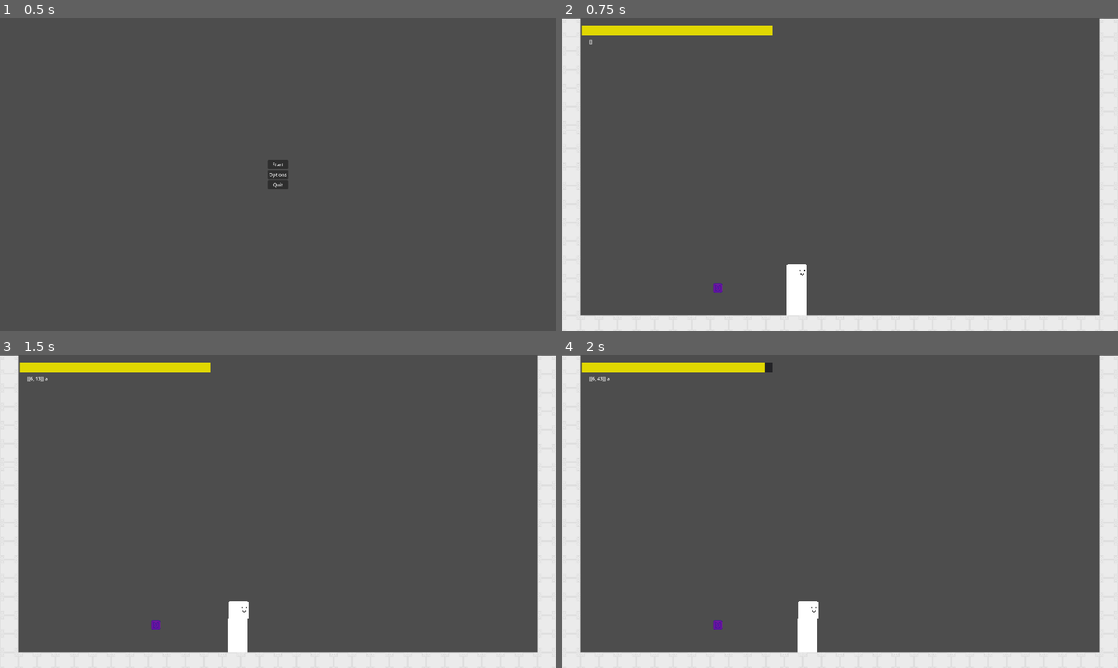
Above: before the commit, frames 1-4 (two rows, left to right).
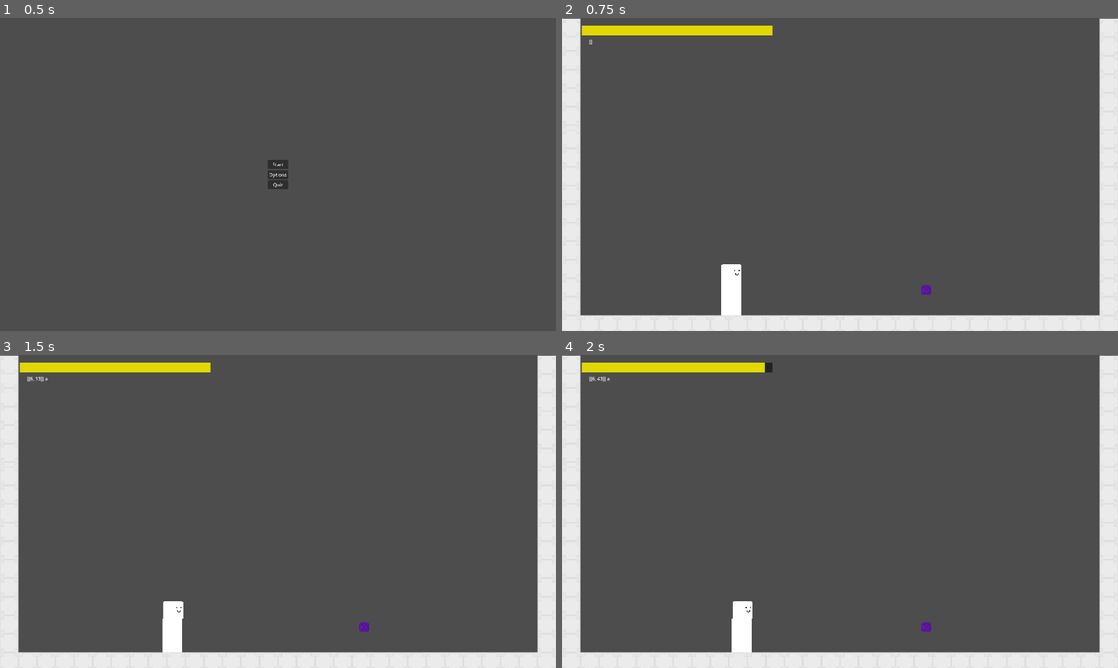
Above: after the commit, the same moments.

Repository: Mysteria0/To-Be-Name-Fighting-Game
Game: Godot game, scene res://menu.tscn
Two runs of this game, one before a commit and one after it. Both use one fixed random seed, a clock stepped at 60 frames per second and the inputs below.
Inputs:
- Up to frame 1 (0.5 s): no input
- Up to frame 2 (0.75 s): click "Start" at 0.5 s
- Up to frame 3 (1.5 s): tap Enter at 1.25 s; hold D (move_right) from 1.28 s (still down); tap U (action_a) at 1.35 s
- Up to frame 4 (2 s): keep holding D (move_right); tap Space at 1.52 s

Frame 1 is identical in both runs. In frame 2, 1.3% of the frame differs, in the area x 27-67%, y 78-96%; in frame 3, 1.3%; in frame 4, 1.3%.

Commit message:
added knockback, needs fine-tuning

Diff:
--- a/Scripts/Projectile enemy/projectile.gd
+++ b/Scripts/Projectile enemy/projectile.gd
@@ -22,6 +22,6 @@
 func _on_hit_opponent() -> void:
 	%Player.health -= projectileDamage
 	%Player.hurt = true
-	%Player.knockbackvector = Vector2(-1,-1)
+	%Player.knockbackvector = Vector2(-300,-200)
 	%Player.hitstun = 10
 	queue_free()
--- a/Scripts/State Machine/Tsurugi States/tsurugi_hurt.gd
+++ b/Scripts/State Machine/Tsurugi States/tsurugi_hurt.gd
@@ -23,3 +23,10 @@
 		else:
 			return fall_state
 	return null
+
+
+func Knockback() -> void:
+	if saved_velocity.y != 0:
+		parent.velocity.y += parent.knockbackvector.y
+	parent.velocity.x += parent.knockbackvector.x*parent.direction
+	parent.move_and_slide()
--- a/Scripts/Universal Code/Player.gd
+++ b/Scripts/Universal Code/Player.gd
@@ -18,10 +18,13 @@
 var hurt : bool
 var knockbackvector : Vector2
 var hitstun : int
+var direction : int # value 1 means facing right, value -1 means facing left
+
 
 func _ready() -> void:
 	state_machine.init(self)
 	health = Max_health
+	direction = 1
 
 
 func _unhandled_input(event: InputEvent) -> void:
--- a/main.tscn
+++ b/main.tscn
@@ -12,7 +12,7 @@
 
 [node name="Player" parent="." unique_id=560191563 instance=ExtResource("1_0xm2m")]
 unique_name_in_owner = true
-position = Vector2(812.00006, 930.00006)
+position = Vector2(586, 930)
 scale = Vector2(3, 3)
 
 [node name="Levels" parent="." unique_id=1548540644 instance=ExtResource("3_h2yge")]
@@ -33,7 +33,7 @@
 script = ExtResource("1_1bvp3")
 
 [node name="Projectile" parent="." unique_id=1469835593 instance=ExtResource("7_272bh")]
-position = Vector2(538, 932)
+position = Vector2(1258, 939)
 projectileDamage = 77
 
 [connection signal="healthdebug" from="InputReader" to="Player" method="_on_input_reader_healthdebug"]
